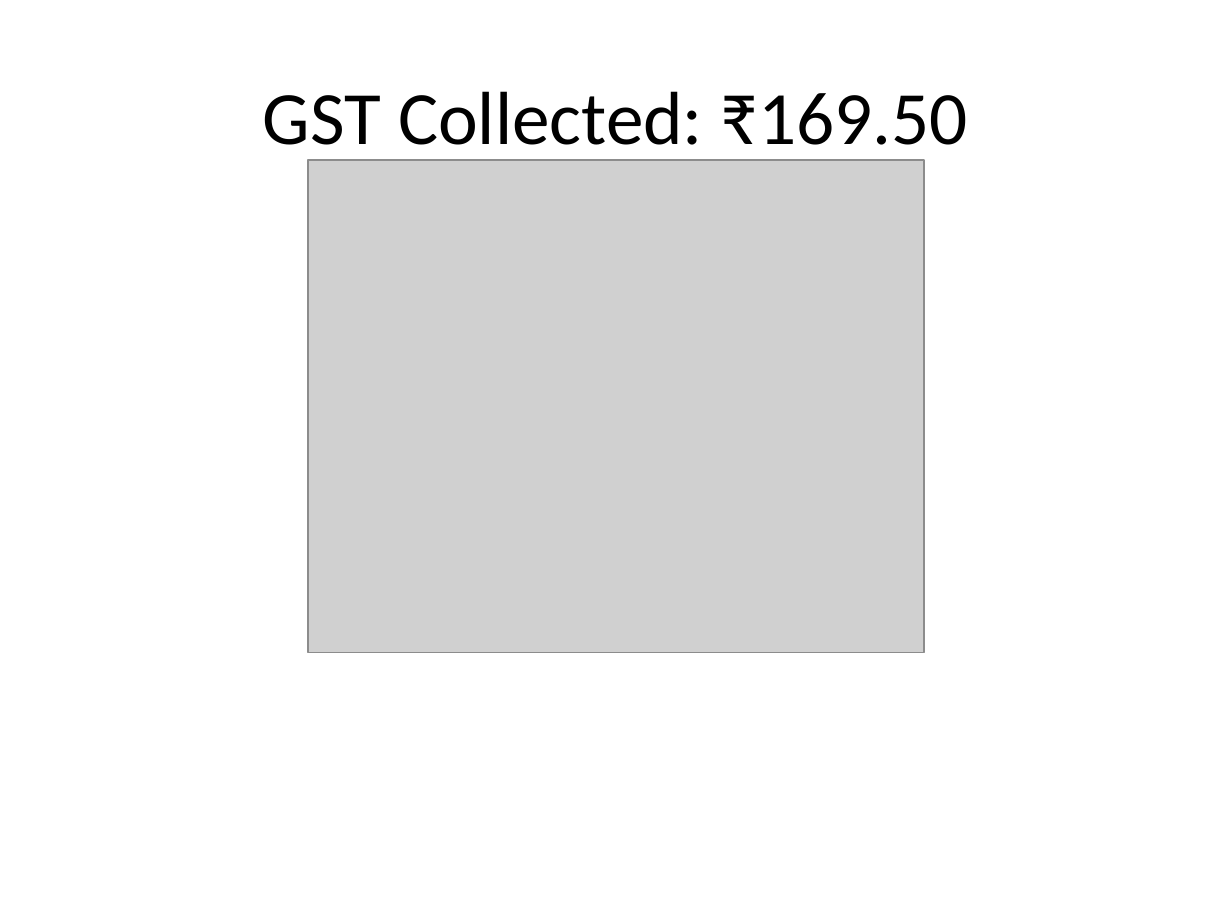
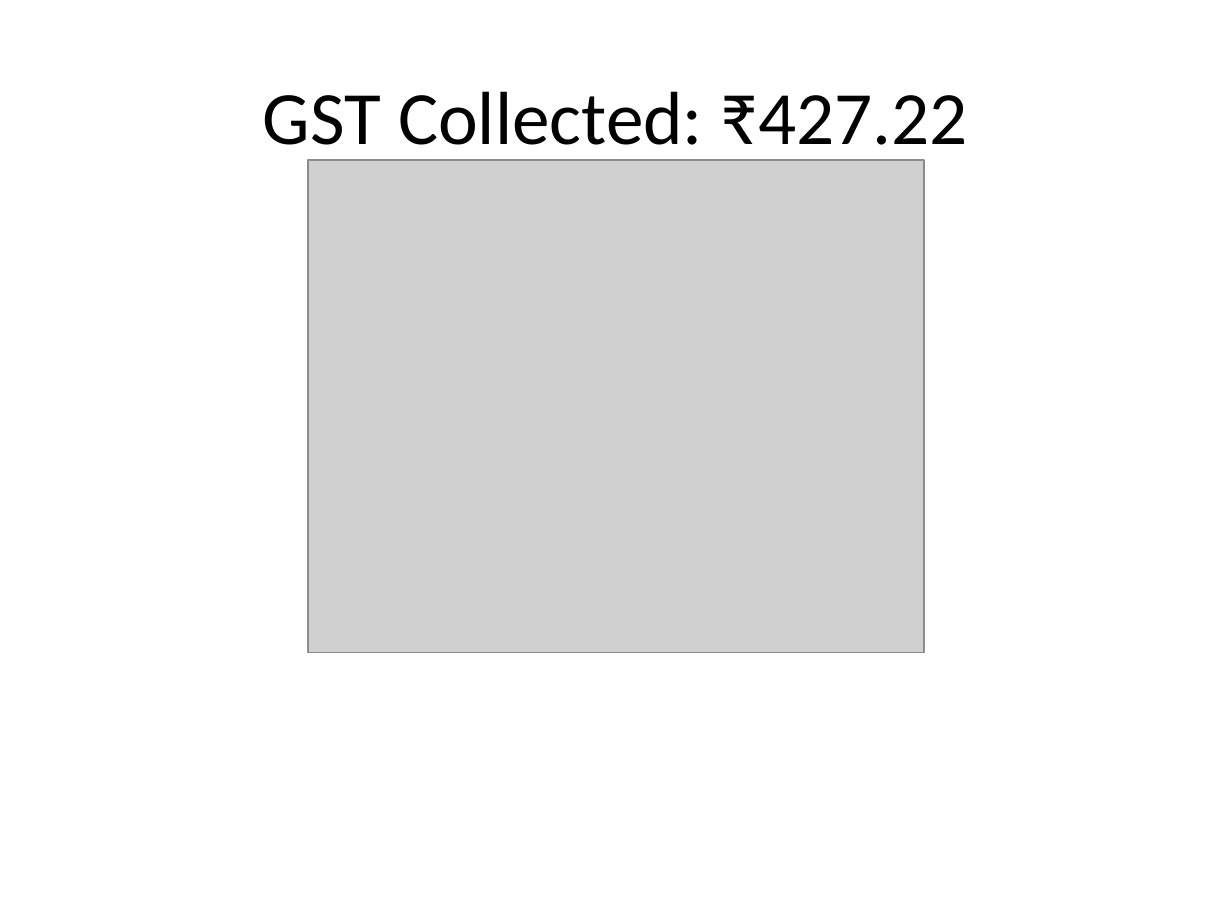
Before and after one commit to Tej1021/kirana-agent, a slide deck: slide 3 of artifacts/analysis_6205693800_week.pptx. Drawn at 1232x924 pixels with LibreOffice and Linux fonts; fonts in the diff are those of the drawing; grey boxes stand for pictures. Boxes give left, top, right and bottom in pixels: in the first picture for what was removed or moved away, otherwise in the second. Text is boxed around its words. In the diff, an @@ line names an element or a change of style, - is before the commit and + after.

```diff
--- a/artifacts/analysis_6205693800_week.pptx
+++ b/artifacts/analysis_6205693800_week.pptx
@@ title at (263, 91, 968, 161): text changed @@
-GST Collected: ₹169.50
+GST Collected: ₹427.22
```
Also in this commit, not shown: 2 other slides changed, 7 other files.
